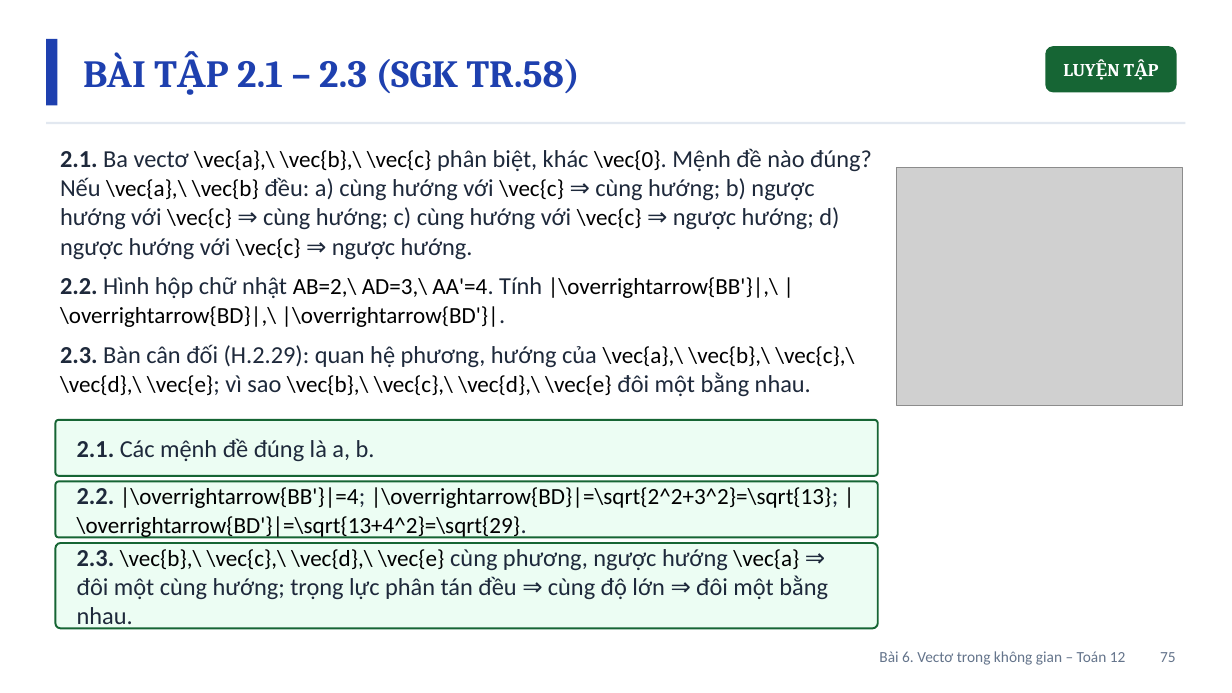
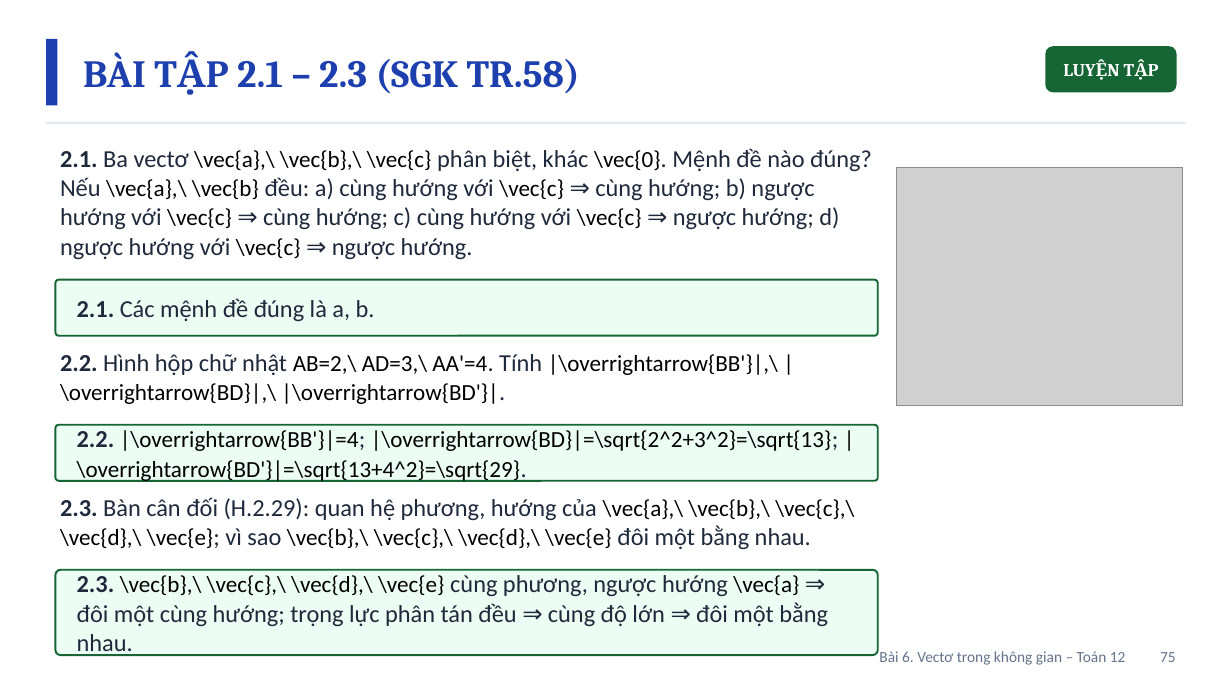
Before and after one commit to Trangtu66/Taode_thi_online, a slide deck: slide 75 of mon/toan/slide/lop12/BaiGiangDienTu_TOAN12_Bai6_VectoTrongKhongGian_T28-33.pptx. Drawn at 1232x693 pixels with LibreOffice and Linux fonts; fonts in the diff are those of the drawing; grey boxes stand for pictures. Boxes give left, top, right and bottom in pixels: in the first picture for what was removed or moved away, otherwise in the second. Text is boxed around its words. In the diff, an @@ line names an element or a change of style, - is before the commit and + after.

```diff
--- a/mon/toan/slide/lop12/BaiGiangDienTu_TOAN12_Bai6_VectoTrongKhongGian_T28-33.pptx
+++ b/mon/toan/slide/lop12/BaiGiangDienTu_TOAN12_Bai6_VectoTrongKhongGian_T28-33.pptx
@@ rounded rectangle: place and size @@
-rounded rectangle at box(55, 420, 878, 476)
+rounded rectangle at box(55, 280, 878, 336)
@@ text at box(60, 277, 854, 396): paragraphs removed @@
-2.2. Hình hộp chữ nhật AB=2,\ AD=3,\ AA'=4. Tính |\overrightarrow{BB'}|,\ |\overrightarrow{BD}|,\ |\overrightarrow{BD'}|.
-2.3. Bàn cân đối (H.2.29): quan hệ phương, hướng của \vec{a},\ \vec{b},\ \vec{c},\ \vec{d},\ \vec{e}; vì sao \vec{b},\ \vec{c},\ \vec{d},\ \vec{e} đôi một bằng nhau.
@@ text "2.1. Các mệnh đề đúng ...": place and size @@
-text "2.1. Các mệnh đề đúng ..." at box(77, 438, 375, 461)
+text "2.1. Các mệnh đề đúng ..." at box(77, 298, 375, 321)
@@ text added at box(60, 354, 778, 404), 18 pt, text #000000 @@
+2.2. Hình hộp chữ nhật AB=2,\ AD=3,\ AA'=4. Tính |\overrightarrow{BB'}|,\ |\overrightarrow{BD}|,\ |\overrightarrow{BD'}|.
@@ rounded rectangle: place and size @@
-rounded rectangle at box(55, 482, 878, 538)
+rounded rectangle at box(55, 425, 878, 482)
@@ text "2.2. |\overrightarrow{BB'}|=4; |\overrightarrow{BD}|=\sqrt{2 ...": place and size @@
-text "2.2. |\overrightarrow{BB'}|=4; |\overrightarrow{BD}|=\sqrt{2 ..." at box(77, 487, 832, 539)
+text "2.2. |\overrightarrow{BB'}|=4; |\overrightarrow{BD}|=\sqrt{2 ..." at box(77, 430, 832, 482)
@@ text added at box(60, 497, 854, 549), 18 pt, text #000000 @@
+2.3. Bàn cân đối (H.2.29): quan hệ phương, hướng của \vec{a},\ \vec{b},\ \vec{c},\ \vec{d},\ \vec{e}; vì sao \vec{b},\ \vec{c},\ \vec{d},\ \vec{e} đôi một bằng nhau.
@@ rounded rectangle: place and size @@
-rounded rectangle at box(55, 543, 878, 628)
+rounded rectangle at box(55, 570, 878, 655)
@@ text "2.3. \vec{b},\ \vec{c},\ \vec{d},\ \vec{e} ...": place and size @@
-text "2.3. \vec{b},\ \vec{c},\ \vec{d},\ \vec{e} ..." at box(77, 549, 828, 630)
+text "2.3. \vec{b},\ \vec{c},\ \vec{d},\ \vec{e} ..." at box(77, 575, 828, 656)
```
Also in this commit, not shown: 4 other slides changed, 7 other files.
